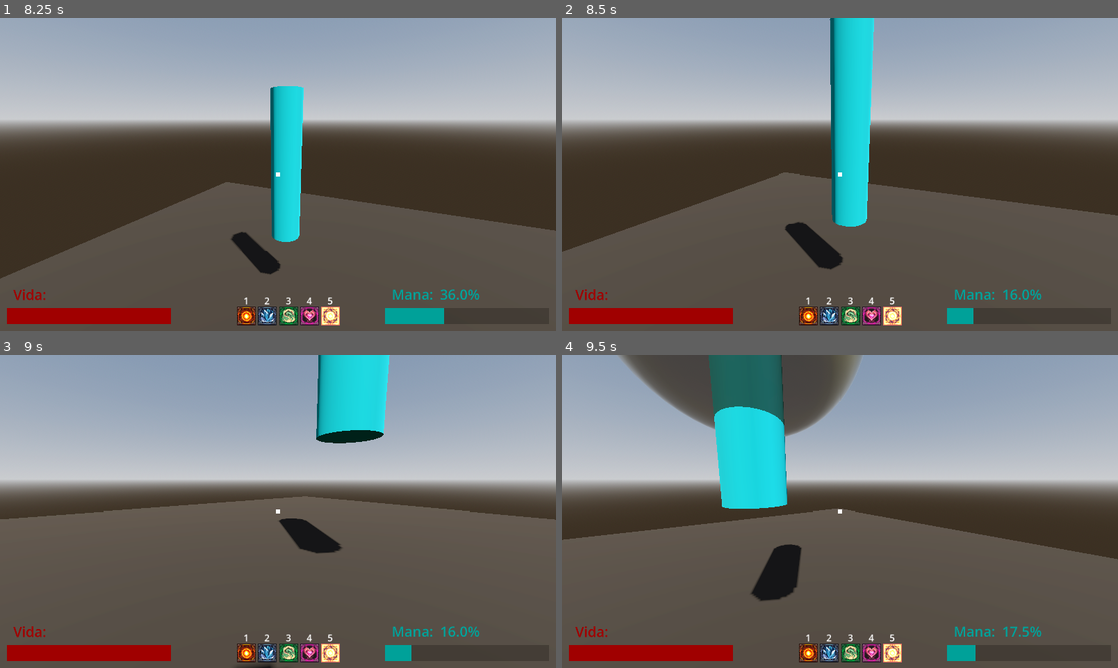
Above: before the commit, frames 1-4 (two rows, left to right).
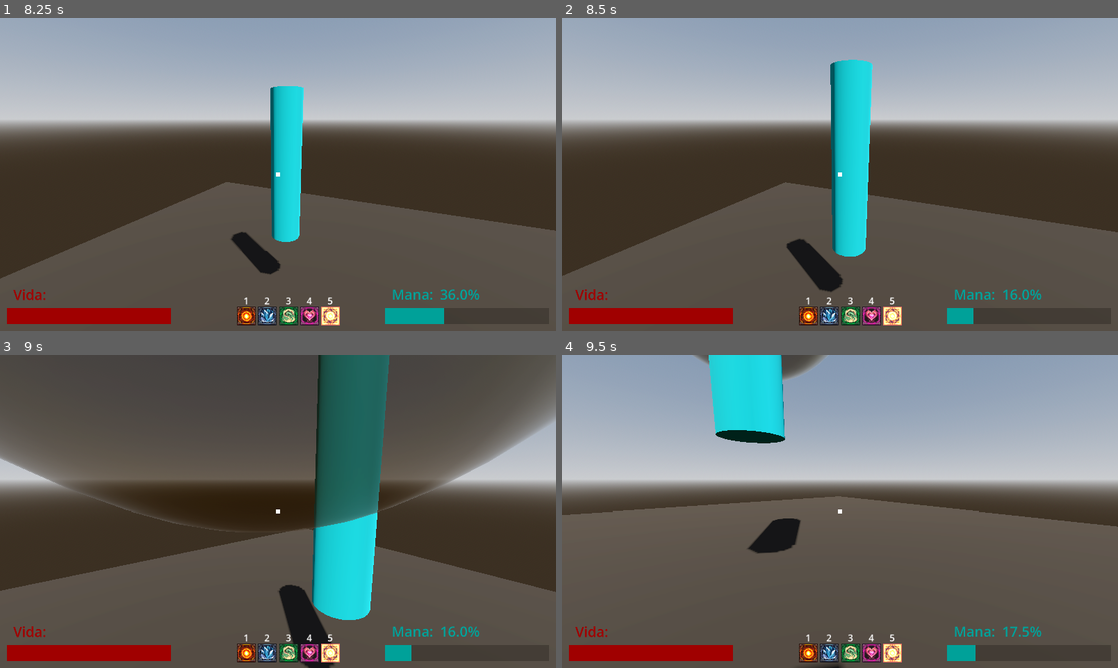
Above: after the commit, the same moments.

Repository: Isaaa43/Saudavel-e-Balanceado
Game: Godot game, scene res://cenas/main_game.tscn
Two runs of this game, one before a commit and one after it. Both use one fixed random seed, a clock stepped at 60 frames per second and the inputs below.
Inputs (mouse positions are in pixels of both pictures, inside the frame that each line leads up to):
- Up to frame 1 (8.25 s): click (278, 224) at 0.52 s; type "Alex" at 0.6 s; click "Jogar" at 1.25 s; click "Host" at 2 s; click "Começar Partida" at 2.75 s; tap Enter at 3.5 s; move the mouse to (400, 158) at 3.52 s; hold D (direita) 3.53-4.28 s; click (400, 158) at 3.6 s; tap Space (pular) at 3.77, 4.52, 6.02, 6.77, 7.52 s; move the mouse to (250, 174) at 4.27 s; hold W (frente) from 4.28 s (still down); click (250, 174) at 4.35 s; move the mouse to (289, 168) at 5.02 s; tap 1 at 5.1 s; click (289, 168) at 5.3 s; move the mouse to (272, 180) at 5.77 s; tap 2 at 5.85 s; click (272, 180) at 6.05 s; move the mouse to (316, 177) at 6.52 s; tap 3 at 6.6 s; click (316, 177) at 6.8 s; move the mouse to (233, 171) at 7.27 s; tap 4 at 7.35 s; click (233, 171) at 7.55 s; move the mouse to (283, 174) at 8.02 s; tap 5 at 8.1 s
- Up to frame 2 (8.5 s): keep holding W (frente); click (845, 174) at 8.3 s
- Up to frame 3 (9 s): move the mouse to (255, 505) at 8.77 s; release W (frente) at 8.78 s; hold D (direita) from 8.78 s (still down); click (255, 505) at 8.85 s
- Up to frame 4 (9.5 s): keep holding D (direita); tap Space (pular) at 9.02 s

Frame 1 is identical in both runs. In frame 2, 7.2% of the frame differs, in the area x 0-100%, y 0-88%; in frame 3, 63%, in the area x 0-100%, y 0-100%; in frame 4, 18%.

Commit message:
feat: criado sistema de efeitos de feitiços do jogador
Criado nodo SistemaEfeitosFeiticos para gerenciar os efeitos recebidos no jogador
Efeitos no Comportamento def passados das classes derivadas para a classe base FeiticoComportamentoDef

Diff:
--- a/luta-magos/cenas/game/characters/jogador.tscn
+++ b/luta-magos/cenas/game/characters/jogador.tscn
@@ -3,6 +3,7 @@
 [ext_resource type="Script" uid="uid://3oy0uv3417rj" path="res://scripts/game/characters/jogador.gd" id="1_30vjq"]
 [ext_resource type="Script" uid="uid://beg85r41g1366" path="res://scripts/game/characters/sistemas/sistema_vida.gd" id="2_s8iyn"]
 [ext_resource type="Script" uid="uid://c2t8eacmbwf2u" path="res://scripts/game/characters/sistemas/sistema_mana.gd" id="3_f2bc4"]
+[ext_resource type="Script" uid="uid://rm63or2vve4e" path="res://scripts/game/characters/sistemas/sistema_efeitos_feiticos.gd" id="4_f2bc4"]
 [ext_resource type="PackedScene" uid="uid://dfpsqfdgmimqo" path="res://cenas/game/characters/camera_jogador.tscn" id="4_s8iyn"]
 
 [sub_resource type="CapsuleShape3D" id="CapsuleShape3D_jbwqc"]
@@ -28,11 +29,12 @@
 properties/2/spawn = true
 properties/2/replication_mode = 1
 
-[node name="Jogador" type="CharacterBody3D" unique_id=1397014069 node_paths=PackedStringArray("sistema_vida", "sistema_mana")]
+[node name="Jogador" type="CharacterBody3D" unique_id=1397014069 node_paths=PackedStringArray("sistema_vida", "sistema_mana", "sistema_feitico_efeitos")]
 collision_layer = 17
 script = ExtResource("1_30vjq")
 sistema_vida = NodePath("SistemaVida")
 sistema_mana = NodePath("SistemaMana")
+sistema_feitico_efeitos = NodePath("SistemaEfeitosFeiticos")
 
 [node name="SistemaVida" type="Node" parent="." unique_id=1401696473 node_paths=PackedStringArray("label_dano")]
 script = ExtResource("2_s8iyn")
@@ -40,6 +42,10 @@
 
 [node name="SistemaMana" type="Node" parent="." unique_id=958811563]
 script = ExtResource("3_f2bc4")
+
+[node name="SistemaEfeitosFeiticos" type="Node" parent="." unique_id=1018972706 node_paths=PackedStringArray("jogador")]
+script = ExtResource("4_f2bc4")
+jogador = NodePath("..")
 
 [node name="CollisionShape3D" type="CollisionShape3D" parent="." unique_id=531717979]
 transform = Transform3D(1, 0, 0, 0, 1, 0, 0, 0, 1, 0, 1, 0)
--- a/luta-magos/feiticos/BolaFogo/FD_bola_fogo.tres
+++ b/luta-magos/feiticos/BolaFogo/FD_bola_fogo.tres
@@ -9,7 +9,7 @@
 
 [sub_resource type="Resource" id="Resource_p4nti"]
 script = ExtResource("2_hg8pb")
-dano = 15.0
+dano = 20.0
 metadata/_custom_type_script = "uid://b4tn3wkf7ejho"
 
 [sub_resource type="Resource" id="Resource_hg8pb"]
@@ -19,8 +19,8 @@
 
 [sub_resource type="Resource" id="Resource_ax7ax"]
 script = ExtResource("1_ax7ax")
-efeitos_impacto = Array[ExtResource("1_u0jac")]([SubResource("Resource_p4nti")])
 duracao_seg = 4.0
+efeitos = Array[ExtResource("1_u0jac")]([SubResource("Resource_p4nti")])
 visual_def = SubResource("Resource_hg8pb")
 metadata/_custom_type_script = "uid://cf63pij16plhl"
 
--- a/luta-magos/feiticos/FuraSapato/FD_fura_sapato.tres
+++ b/luta-magos/feiticos/FuraSapato/FD_fura_sapato.tres
@@ -4,7 +4,13 @@
 [ext_resource type="Script" uid="uid://dnavupkg51wgc" path="res://scripts/game/feiticos/definicoes/feitico_def.gd" id="1_h3qb0"]
 [ext_resource type="Script" uid="uid://dohcgiora0lml" path="res://scripts/game/feiticos/definicoes/comportamento_def/FC_armadilha_def.gd" id="1_j3fjn"]
 [ext_resource type="PackedScene" uid="uid://bxbxjx3vghjp8" path="res://feiticos/FuraSapato/FS_fura_sapato.tscn" id="1_pn68f"]
+[ext_resource type="Script" uid="uid://b4tn3wkf7ejho" path="res://scripts/game/feiticos/definicoes/efeitos/instantaneo/FE_inst_dano_def.gd" id="2_cn0kq"]
 [ext_resource type="Script" uid="uid://d2ynerodv584f" path="res://scripts/game/feiticos/definicoes/feitico_visual_def.gd" id="4_ce6wc"]
+
+[sub_resource type="Resource" id="Resource_6w07u"]
+script = ExtResource("2_cn0kq")
+dano = 10.0
+metadata/_custom_type_script = "uid://b4tn3wkf7ejho"
 
 [sub_resource type="Resource" id="Resource_ce6wc"]
 script = ExtResource("4_ce6wc")
@@ -13,6 +19,7 @@
 
 [sub_resource type="Resource" id="Resource_j3fjn"]
 script = ExtResource("1_j3fjn")
+efeitos = Array[ExtResource("1_ce6wc")]([SubResource("Resource_6w07u")])
 visual_def = SubResource("Resource_ce6wc")
 metadata/_custom_type_script = "uid://dohcgiora0lml"
 
--- a/luta-magos/feiticos/Ozempagic/FD_ozempagic.tres
+++ b/luta-magos/feiticos/Ozempagic/FD_ozempagic.tres
@@ -19,6 +19,7 @@
 
 [sub_resource type="Resource" id="Resource_1bgnk"]
 script = ExtResource("1_1bgnk")
+duracao_seg = 1.0
 efeitos = Array[ExtResource("1_2wky8")]([SubResource("Resource_6ch30")])
 visual_def = SubResource("Resource_2wky8")
 metadata/_custom_type_script = "uid://dbe4px883cphk"
--- a/luta-magos/feiticos/ToTeVendo/FD_ToTeVendo.tres
+++ b/luta-magos/feiticos/ToTeVendo/FD_ToTeVendo.tres
@@ -3,8 +3,14 @@
 [ext_resource type="PackedScene" uid="uid://c0xr3up2ldxh7" path="res://feiticos/ToTeVendo/FS_to_te_vendo.tscn" id="1_8gotu"]
 [ext_resource type="Script" uid="uid://cf63pij16plhl" path="res://scripts/game/feiticos/definicoes/comportamento_def/FC_projetil_def.gd" id="1_8wl8k"]
 [ext_resource type="Script" uid="uid://gul6t3vhitfo" path="res://scripts/game/feiticos/definicoes/efeitos/feitico_efeito_def.gd" id="1_bfg0o"]
+[ext_resource type="Script" uid="uid://ddk2ga5ldf3f7" path="res://scripts/game/feiticos/definicoes/efeitos/instantaneo/FE_inst_impulso_def.gd" id="2_ogy7c"]
 [ext_resource type="Script" uid="uid://dnavupkg51wgc" path="res://scripts/game/feiticos/definicoes/feitico_def.gd" id="2_qq211"]
 [ext_resource type="Script" uid="uid://d2ynerodv584f" path="res://scripts/game/feiticos/definicoes/feitico_visual_def.gd" id="3_ckelo"]
+
+[sub_resource type="Resource" id="Resource_sdo8q"]
+script = ExtResource("2_ogy7c")
+velocidade_adicional = 1.0
+metadata/_custom_type_script = "uid://ddk2ga5ldf3f7"
 
 [sub_resource type="Resource" id="Resource_bfg0o"]
 script = ExtResource("3_ckelo")
@@ -15,6 +21,7 @@
 script = ExtResource("1_8wl8k")
 velocidade = 5.0
 duracao_seg = 10.0
+efeitos = Array[ExtResource("1_bfg0o")]([SubResource("Resource_sdo8q")])
 visual_def = SubResource("Resource_bfg0o")
 metadata/_custom_type_script = "uid://cf63pij16plhl"
 
--- a/luta-magos/scripts/game/characters/jogador.gd
+++ b/luta-magos/scripts/game/characters/jogador.gd
@@ -3,6 +3,7 @@
 
 @export var sistema_vida : SistemaVida
 @export var sistema_mana : SistemaMana
+@export var sistema_feitico_efeitos : SistemaEfeitosFeiticos
 
 @onready var camera_jogador: CameraJogador = $Cabeca/CameraJogador
 
@@ -74,3 +75,9 @@
 
 func receber_vida(vida: float) -> void:
 	sistema_vida.receber_vida(vida)
+
+# -----------------------------------------------------------------------------
+# Sistema Efeitos dos Feiticos
+# -----------------------------------------------------------------------------
+func receber_feitico_efeito(feitico_efeito: FeiticoEfeito) -> void:
+	sistema_feitico_efeitos.receber_feitico_efeito(feitico_efeito)
--- /dev/null
+++ b/luta-magos/scripts/game/characters/sistemas/sistema_efeitos_feiticos.gd
@@ -0,0 +1,7 @@
+class_name SistemaEfeitosFeiticos
+extends Node
+
+@export var jogador: Jogador
+
+func receber_feitico_efeito(feitico_efeito: FeiticoEfeito) -> void:
+	feitico_efeito.aplicar(jogador)
--- a/luta-magos/scripts/game/feiticos/definicoes/comportamento_def/FC_armadilha_def.gd
+++ b/luta-magos/scripts/game/feiticos/definicoes/comportamento_def/FC_armadilha_def.gd
@@ -6,12 +6,7 @@
 ## 		Valores menores que 0.1 nao sao ativados
 @export var reativacao_seg: float
 
-@export var efeitos_ativacao : Array[FeiticoEfeitoDef] = []
-
 func _criar() -> FeiticoComportamentoArmadilha:
 	var comportamento := FeiticoComportamentoArmadilha.new(duracao_seg)
 
-	for efeito_def : FeiticoEfeitoDef in efeitos_ativacao:
-		comportamento.efeitos_ativacao.append(efeito_def.criar())
-
 	return comportamento
--- a/luta-magos/scripts/game/feiticos/definicoes/comportamento_def/FC_projetil_def.gd
+++ b/luta-magos/scripts/game/feiticos/definicoes/comportamento_def/FC_projetil_def.gd
@@ -5,15 +5,10 @@
 @export var velocidade: float 	= 10.0
 @export var perfura: bool		= false
 
-@export var efeitos_impacto : Array[FeiticoEfeitoDef] = []
-
 func _criar() -> FeiticoComportamentoProjetil:
 	var comportamento := FeiticoComportamentoProjetil.new(duracao_seg)
 
 	comportamento.velocidade = velocidade
 	comportamento.perfura = perfura
 
-	for efeito_def : FeiticoEfeitoDef in efeitos_impacto:
-		comportamento.efeitos_impacto.append(efeito_def.criar())
-
 	return comportamento
--- a/luta-magos/scripts/game/feiticos/definicoes/comportamento_def/FC_somente_efeito_def.gd
+++ b/luta-magos/scripts/game/feiticos/definicoes/comportamento_def/FC_somente_efeito_def.gd
@@ -3,12 +3,7 @@
 
 @export_group("Somente Efeito")
 
-@export var efeitos : Array[FeiticoEfeitoDef] = []
-
 func _criar() -> FeiticoComportamentoSomenteEfeito:
 	var comportamento := FeiticoComportamentoSomenteEfeito.new(duracao_seg)
 
-	for efeito_def : FeiticoEfeitoDef in efeitos:
-		comportamento.efeitos.append(efeito_def.criar())
-
 	return comportamento
--- a/luta-magos/scripts/game/feiticos/definicoes/comportamento_def/feitico_comportamento_def.gd
+++ b/luta-magos/scripts/game/feiticos/definicoes/comportamento_def/feitico_comportamento_def.gd
@@ -7,12 +7,19 @@
 ## 		Valores menores que 0.1 deixam vivos indefinidamente
 @export var duracao_seg: float
 
+@export var efeitos: Array[FeiticoEfeitoDef]
+
 @export_group("Visual")
 @export var visual_def: FeiticoVisualDef
 
 func criar() -> FeiticoComportamento:
+	# cria o comportamento especifico
 	var comportamento : FeiticoComportamento = _criar()
 	_criar_sub_sistemas(comportamento)
+	# adiciona os efeitos
+	for efeito_def : FeiticoEfeitoDef in efeitos:
+		comportamento.efeitos.append(efeito_def.criar())
+	# retorna o comportamento especifico criado
 	return comportamento
 
 @abstract
--- a/luta-magos/scripts/game/feiticos/instanciancia/comportamento/FC_somente_efeito.gd
+++ b/luta-magos/scripts/game/feiticos/instanciancia/comportamento/FC_somente_efeito.gd
@@ -1,11 +1,5 @@
 class_name FeiticoComportamentoSomenteEfeito
 extends FeiticoComportamento
 
-var efeitos : Array[FeiticoEfeito] = []
-
 func physics_process(delta: float) -> void:
 	pass
-
-func aplicar_efeitos(jogador: Jogador) -> void:
-	for efeito : FeiticoEfeito in efeitos:
-		efeito.aplicar(jogador)
--- a/luta-magos/scripts/game/feiticos/instanciancia/comportamento/feitico_comportamento.gd
+++ b/luta-magos/scripts/game/feiticos/instanciancia/comportamento/feitico_comportamento.gd
@@ -11,6 +11,8 @@
 var direcao := Vector3.ZERO
 
 var visual: FeiticoVisual
+
+var efeitos : Array[FeiticoEfeito] = []
 
 func _init(duracao_seg: float) -> void:
 	duracao_seg_restante = duracao_seg
@@ -35,13 +37,12 @@
 func _aplicar_efeitos(body: Node3D) -> void:
 	if body is Jogador:
 		var jog : Jogador = body
-		aplicar_efeitos(jog)
+
+		for efeito: FeiticoEfeito in efeitos:
+			jog.receber_feitico_efeito(efeito)
 
 @abstract
 func physics_process(delta: float) -> void
-
-@abstract
-func aplicar_efeitos(jogador: Jogador) -> void
 
 func _physics_process(delta: float) -> void:
 	duracao_seg_restante -= delta
Not shown: 1 places in luta-magos/feiticos/PuloImpulsionado/FD_pulo_impulsionado.tres that only renumber resources
Not shown, added: luta-magos/scripts/game/characters/sistemas/sistema_efeitos_feiticos.gd.uid
